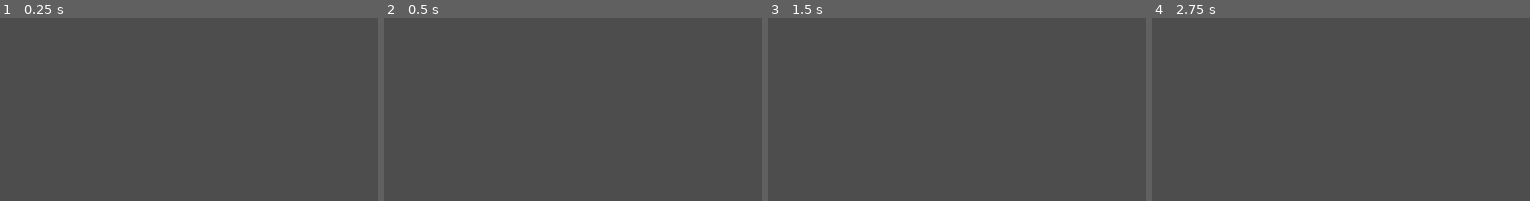
Above: before the commit, frames 1-4 (left to right).
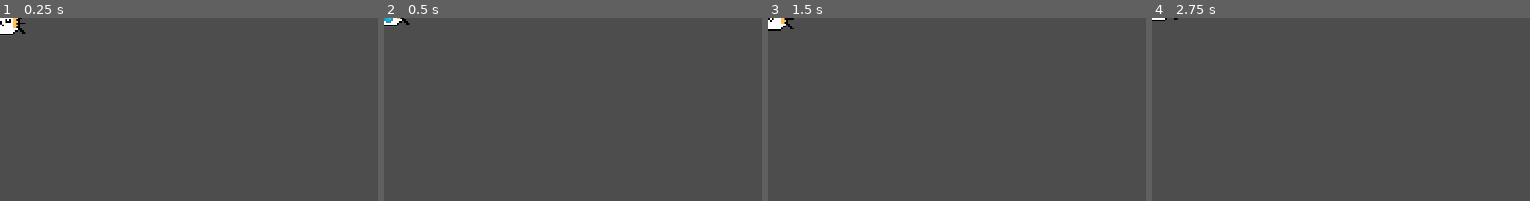
Above: after the commit, the same moments.

Repository: hernanPoblete/kineko
Game: Godot game, scene res://levels/pruebas_de_nabil_u_w_u.tscn
The game is run twice, just before and just after one commit, with the same random seed, the same clock (stepped at 60 frames per second) and the same inputs. This scene is started directly instead of the project's main scene.
Inputs:
- Up to frame 1 (0.25 s): no input
- Up to frame 2 (0.5 s): no input
- Up to frame 3 (1.5 s): hold Right (color_right) 0.53-1.28 s; hold S (move_down) from 1.28 s (still down)
- Up to frame 4 (2.75 s): release S (move_down) at 2.03 s; hold Right (color_right) from 2.03 s (still down)
The pictures show only the part of the screen within x 0-50%, y 0-50%; the shares and areas given below are measured in that part.

The runs differ from the first frame. In frame 1, 0.5% of the frame differs, in the area x 0-7%, y 0-10%; in frame 2, 0.2%; in frame 3, 0.4%; in frame 4, less than 0.1%.
Error after the commit: Cannot call method 'get_as_text' on a null value. (res://sprites/kineko-sprites/kineko.tscn::GDScript_y7qra:6)

Commit message:
archivo de kineko descorrompido

Diff:
--- a/sprites/kineko-sprites/kineko.tscn
+++ b/sprites/kineko-sprites/kineko.tscn
@@ -1,5 +1,4 @@
 [gd_scene load_steps=17 format=3 uid="uid://bvktdldsnypm6"]
-
 
 [ext_resource type="Texture2D" uid="uid://chb6upxiys4ca" path="res://sprites/kineko-sprites/sleepy_calico.png" id="2_yaky2"]
 [ext_resource type="Texture2D" uid="uid://dxjk0gu6ypy5f" path="res://sprites/kineko-sprites/gorrito.png" id="3_6bfhb"]
@@ -229,39 +228,11 @@
 "run": SubResource("Animation_mjyhf")
 }
 
-[sub_resource type="AnimationNodeAnimation" id="AnimationNodeAnimation_b52l0"]
-animation = &"idle"
-
-[sub_resource type="AnimationNodeAnimation" id="AnimationNodeAnimation_4h50i"]
-animation = &"run"
-
-[sub_resource type="AnimationNodeStateMachineTransition" id="AnimationNodeStateMachineTransition_npm0m"]
-
-[sub_resource type="AnimationNodeStateMachineTransition" id="AnimationNodeStateMachineTransition_ymgr3"]
-
-[sub_resource type="AnimationNodeStateMachineTransition" id="AnimationNodeStateMachineTransition_sog1r"]
-advance_mode = 2
-
-[sub_resource type="AnimationNodeStateMachine" id="AnimationNodeStateMachine_82k41"]
-states/idle/node = SubResource("AnimationNodeAnimation_b52l0")
-states/idle/position = Vector2(410.815, 98)
-states/run/node = SubResource("AnimationNodeAnimation_4h50i")
-states/run/position = Vector2(622.815, 98)
-transitions = ["idle", "run", SubResource("AnimationNodeStateMachineTransition_npm0m"), "run", "idle", SubResource("AnimationNodeStateMachineTransition_ymgr3"), "Start", "idle", SubResource("AnimationNodeStateMachineTransition_sog1r")]
-graph_offset = Vector2(33.8151, 0)
-
 [sub_resource type="AnimationNodeAnimation" id="AnimationNodeAnimation_b0axk"]
 animation = &"idle"
 
 [sub_resource type="AnimationNodeAnimation" id="AnimationNodeAnimation_r0rlw"]
 animation = &"run"
-
-
-[node name="CharacterBody2D" type="CharacterBody2D" parent="."]
-collision_layer = 129
-collision_mask = 129
-
-
 
 [sub_resource type="AnimationNodeStateMachineTransition" id="AnimationNodeStateMachineTransition_jhfor"]
 
